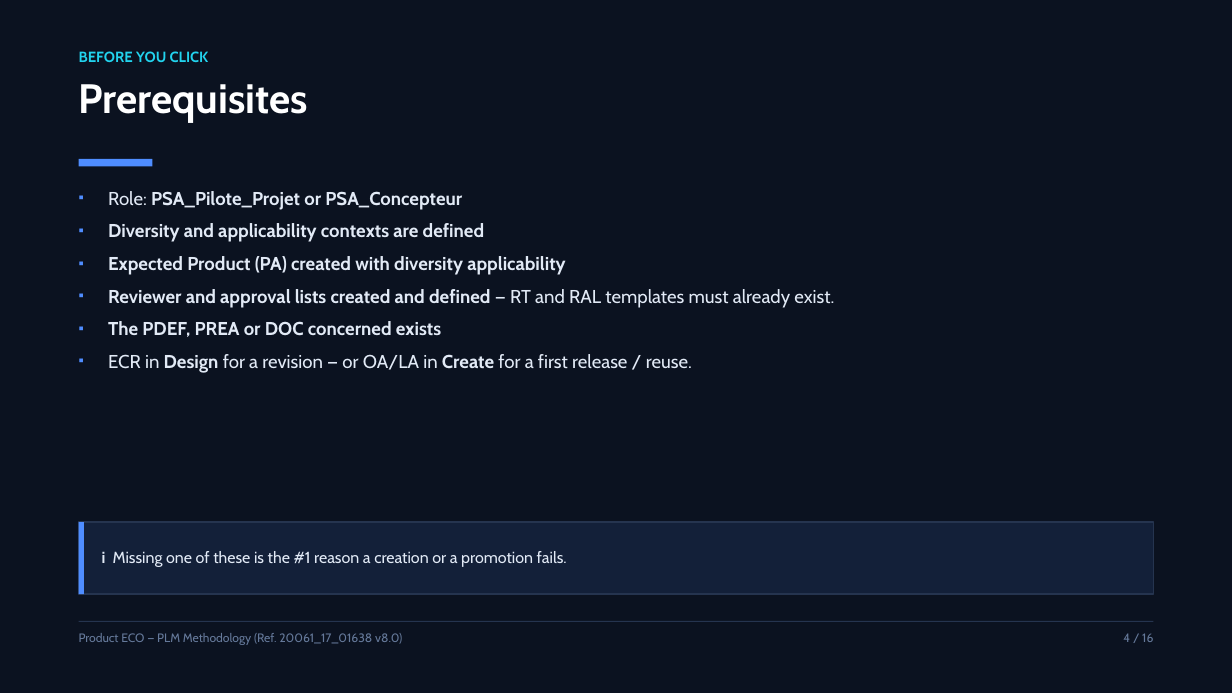
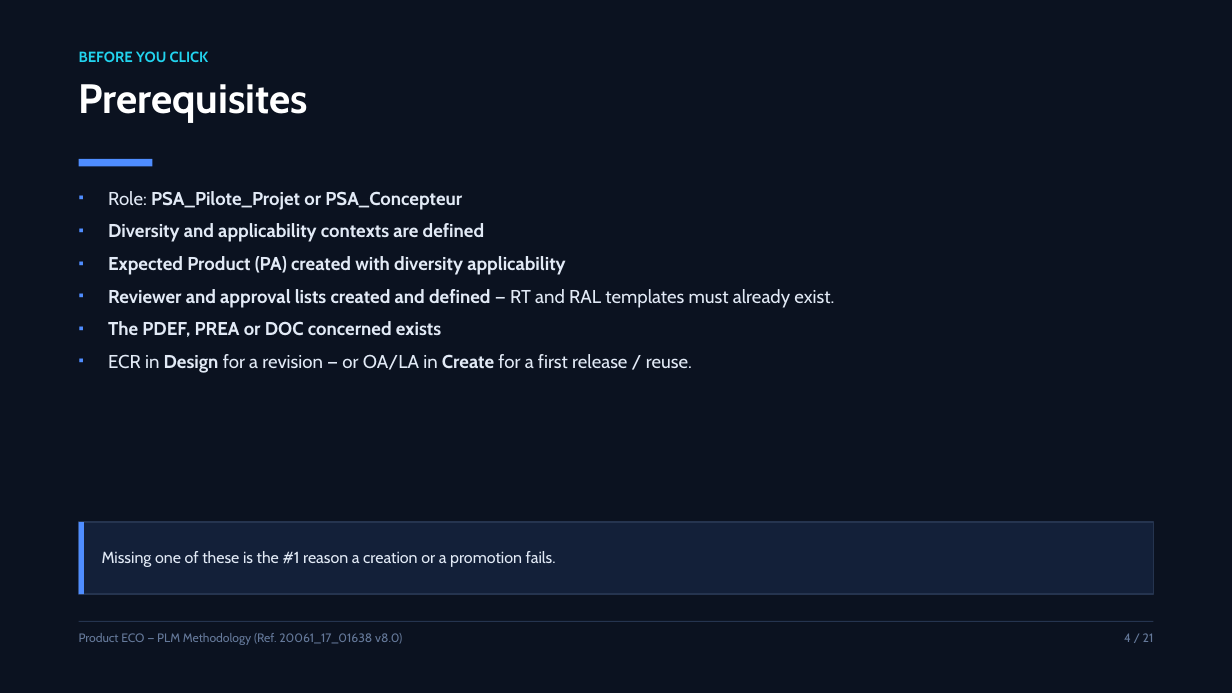
Before and after one commit to OUBELLA22/PLM, a slide deck: slide 4 of eco-presentation/ECO_Product_Presentation.pptx. Drawn at 1232x693 pixels with LibreOffice and Linux fonts; fonts in the diff are those of the drawing. Boxes give left, top, right and bottom in pixels: in the first picture for what was removed or moved away, otherwise in the second. Text is boxed around its words. In the diff, an @@ line names an element or a change of style, - is before the commit and + after.

Commit message:
Add screenshots from the source PDF to the ECO deck (21 slides)
- extract_pdf_images.py: pull image XObjects out of the PDF (stdlib only)
- pngtool.py: crop the tall creation form into two readable halves
- 11 curated screenshots wired into new shot / shots / image-panel layouts
- renderers embed pictures in both HTML (data URI) and PPTX (media parts)
- verify_pptx.py also checks picture refs, aspect ratios and text collisions

```diff
--- a/eco-presentation/ECO_Product_Presentation.pptx
+++ b/eco-presentation/ECO_Product_Presentation.pptx
@@ text in rectangle at [102, 551, 556, 567]: text changed @@
-i Missing one of these is the #1 reason a creation or a promotion fails.
+Missing one of these is the #1 reason a creation or a promotion fails.
@@ text at [1124, 633, 1154, 642]: text changed @@
-4 / 16
+4 / 21
```
Also in this commit, not shown: 13 other slides changed, 6 slides added, 1 slide removed, 42 other files.
